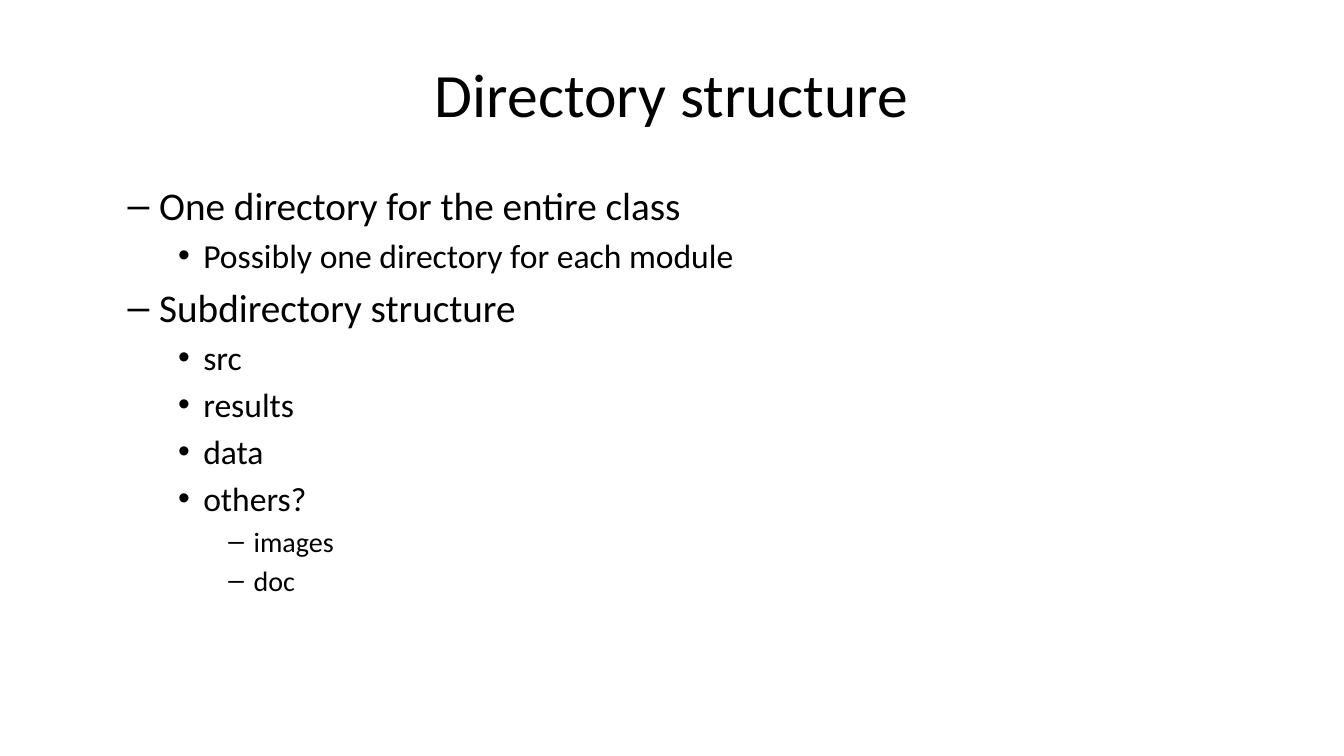
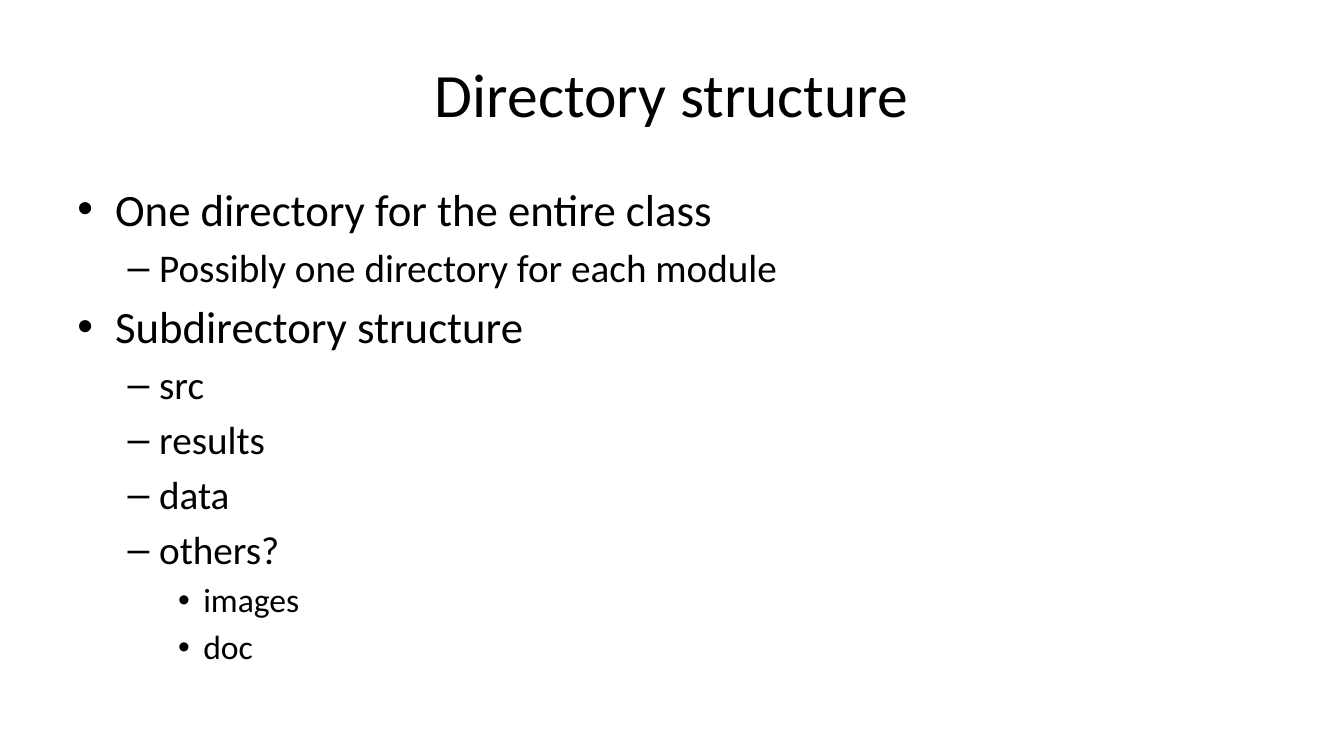
Before and after one commit to pmean/introduction-to-SAS, a slide deck: slide 23 of results/5507-01-simon-sildes-and-speaker-notes.pptx. Drawn at 1344x756 pixels with LibreOffice and Linux fonts; fonts in the diff are those of the drawing. Boxes give left, top, right and bottom in pixels: in the first picture for what was removed or moved away, otherwise in the second. Text is boxed around its words. In the diff, an @@ line names an element or a change of style, - is before the commit and + after.

Commit message:
Updates 5507-01-slides

```diff
--- a/results/5507-01-simon-sildes-and-speaker-notes.pptx
+++ b/results/5507-01-simon-sildes-and-speaker-notes.pptx
@@ text "One directory for the entire ..." at (x1=115, y1=195, x2=776, y2=660): size 28 to 32 pt in "One directory for the entire class", "Subdirectory structure"; size 24 to 28 pt in "Possibly one directory for each module", "src", "results", "data" and 1 more places; size 20 to 24 pt in "images", "doc"; bullet – to •; list level 2 to 1 in "One directory for the entire ..."; bullet • to –; list level 3 to 2 in "Possibly one directory for each ..."; list level 2 to 1 in "Subdirectory structure"; list level 3 to 2 in "src"; list level 3 to 2 in "results"; list level 3 to 2 in "data"; list level 3 to 2 in "others?"; list level 4 to 3 in "images"; list level 4 to 3 in "doc" @@
```
Also in this commit, not shown: 19 other slides changed.
